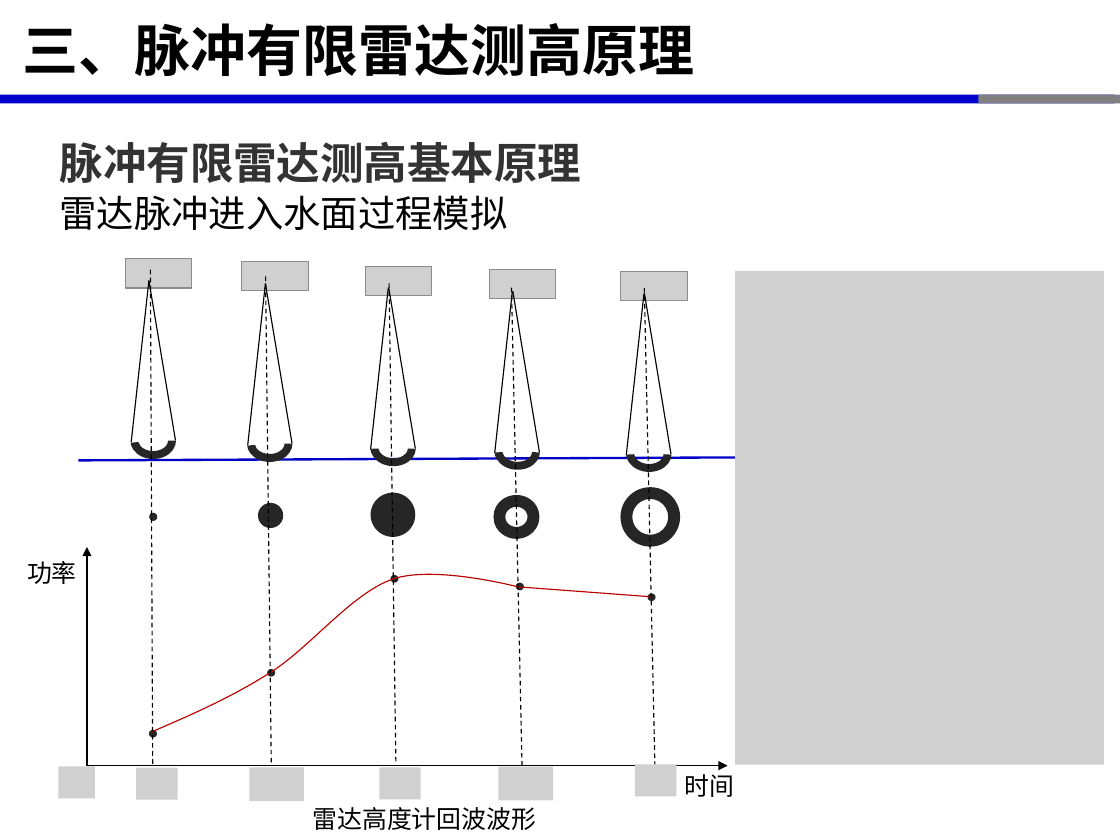
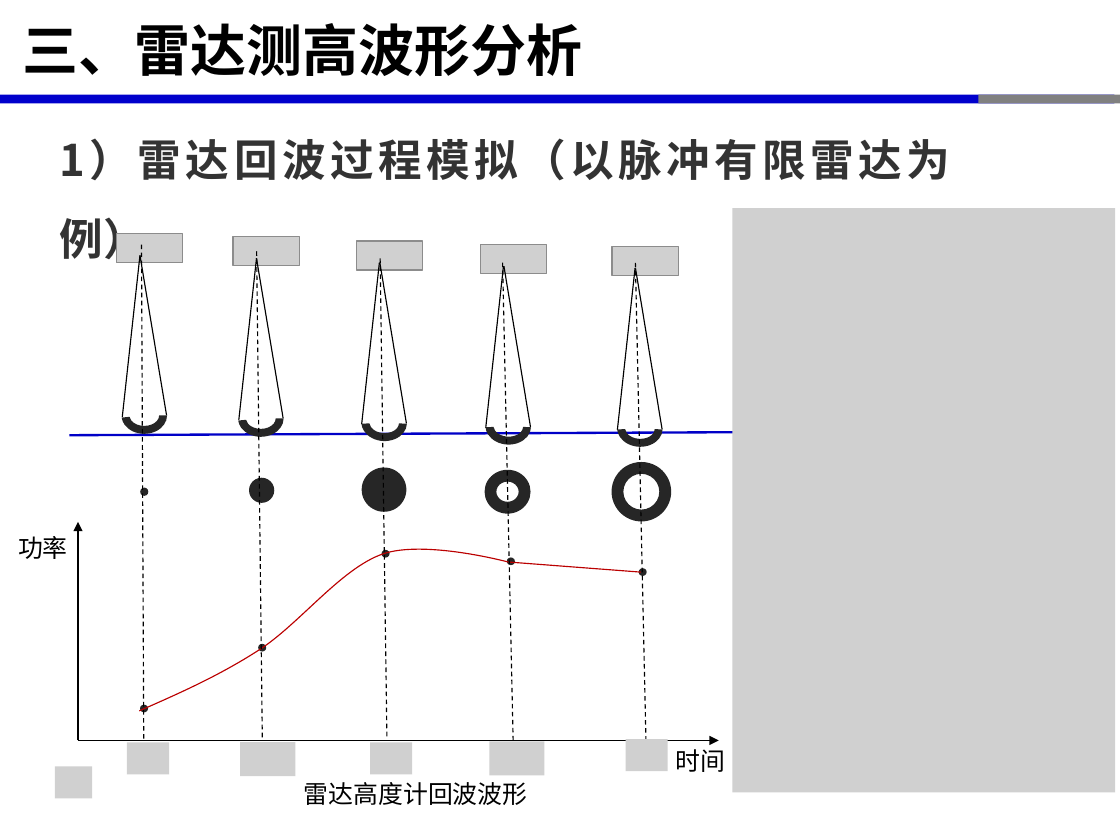
Before and after one commit to xinluo2018/satellite-altimetry-course, a slide deck: slide 20 of 第2章-星载雷达测高原理-2学时/第2章-星载雷达测高原理-2学时.pptx (slide 14 before the commit). Drawn at 1120x840 pixels with LibreOffice and Linux fonts; fonts in the diff are those of the drawing; grey boxes stand for pictures. Boxes give left, top, right and bottom in pixels: in the first picture for what was removed or moved away, otherwise in the second. Text is boxed around its words. In the diff, an @@ line names an element or a change of style, - is before the commit and + after.

```diff
--- a/第2章-星载雷达测高原理-2学时/第2章-星载雷达测高原理-2学时.pptx
+++ b/第2章-星载雷达测高原理-2学时/第2章-星载雷达测高原理-2学时.pptx
@@ title at <box>22,23,582,76</box>: text changed @@
-三、脉冲有限雷达测高原理
+三、雷达测高波形分析
@@ text at <box>60,138,951,180</box>: text changed @@
-脉冲有限雷达测高基本原理
+1）雷达回波过程模拟（以脉冲有限雷达为例）
@@ text removed at <box>60,195,508,230</box> @@
-雷达脉冲进入水面过程模拟
@@ picture: place and size @@
-picture at <box>735,271,1103,765</box>
+picture at <box>732,208,1116,793</box>
@@ 16 lines, 8 ellipses, 6 pictures, 5 arch (boxed as its full ring)s, 3 texts, 2 donuts, 2 arrows: place and size @@
-16 lines, 8 ellipses, 6 pictures, 5 arch (boxed as its full ring)s, 3 texts, 2 donuts, 2 arrows at <box>27,259,752,830</box>
+16 lines, 8 ellipses, 6 pictures, 5 arch (boxed as its full ring)s, 3 texts, 2 donuts, 2 arrows at <box>18,234,743,805</box>
@@ font Times New Roman to Noto Sans CJK SC in 3 elements at <box>304,782,527,805</box>, <box>676,749,726,772</box>, <box>18,536,68,559</box> @@
@@ freeform shape: place and size @@
-freeform shape at <box>151,575,650,732</box>
+freeform shape at <box>139,549,641,710</box>
@@ group added at <box>127,739,669,776</box>: 4 pictures @@
@@ group removed at <box>137,764,676,801</box>: 4 pictures @@
```
Also in this commit, not shown: 14 other slides changed, 9 slides added, 2 slides removed, 10 other files.
